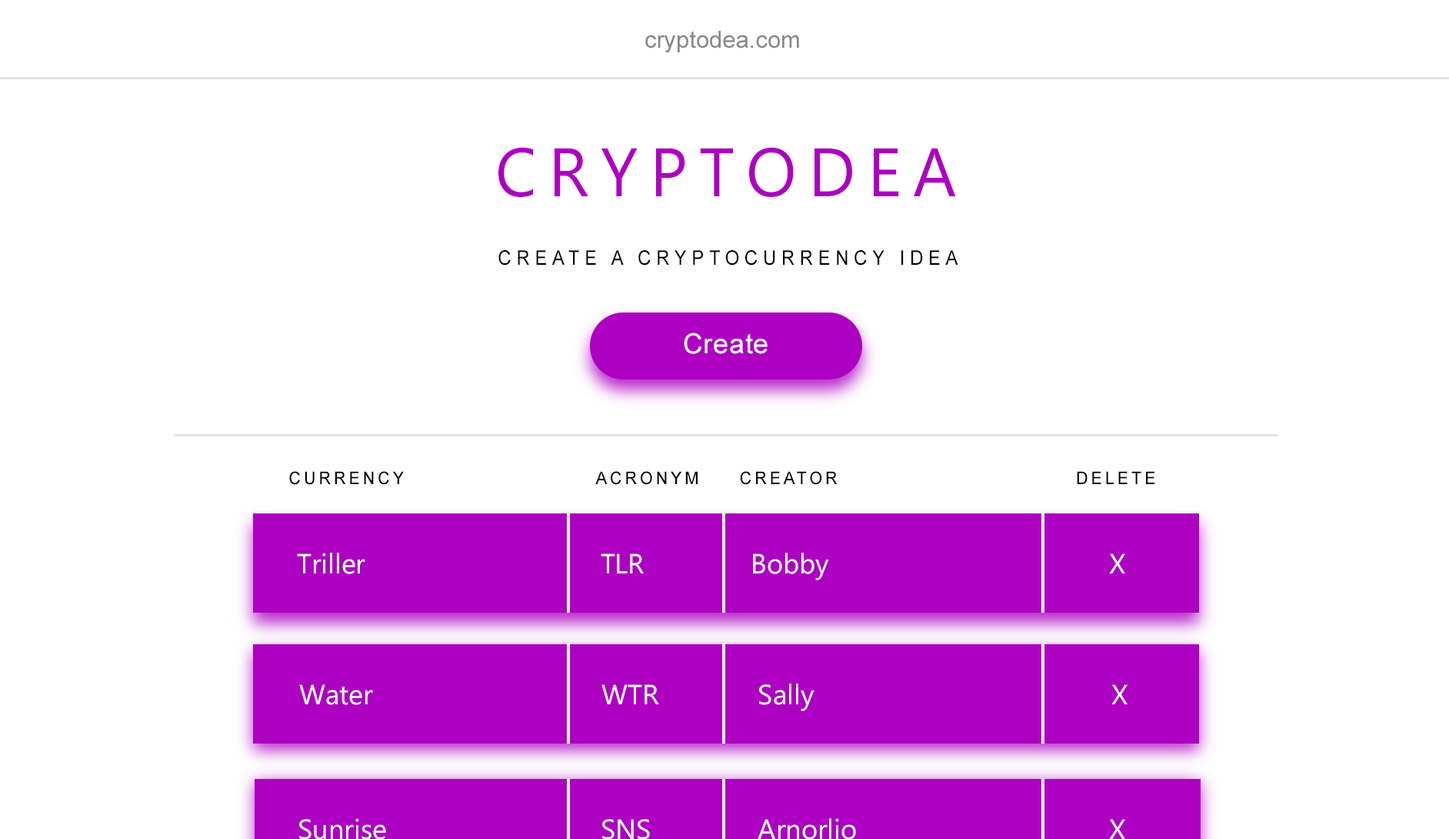
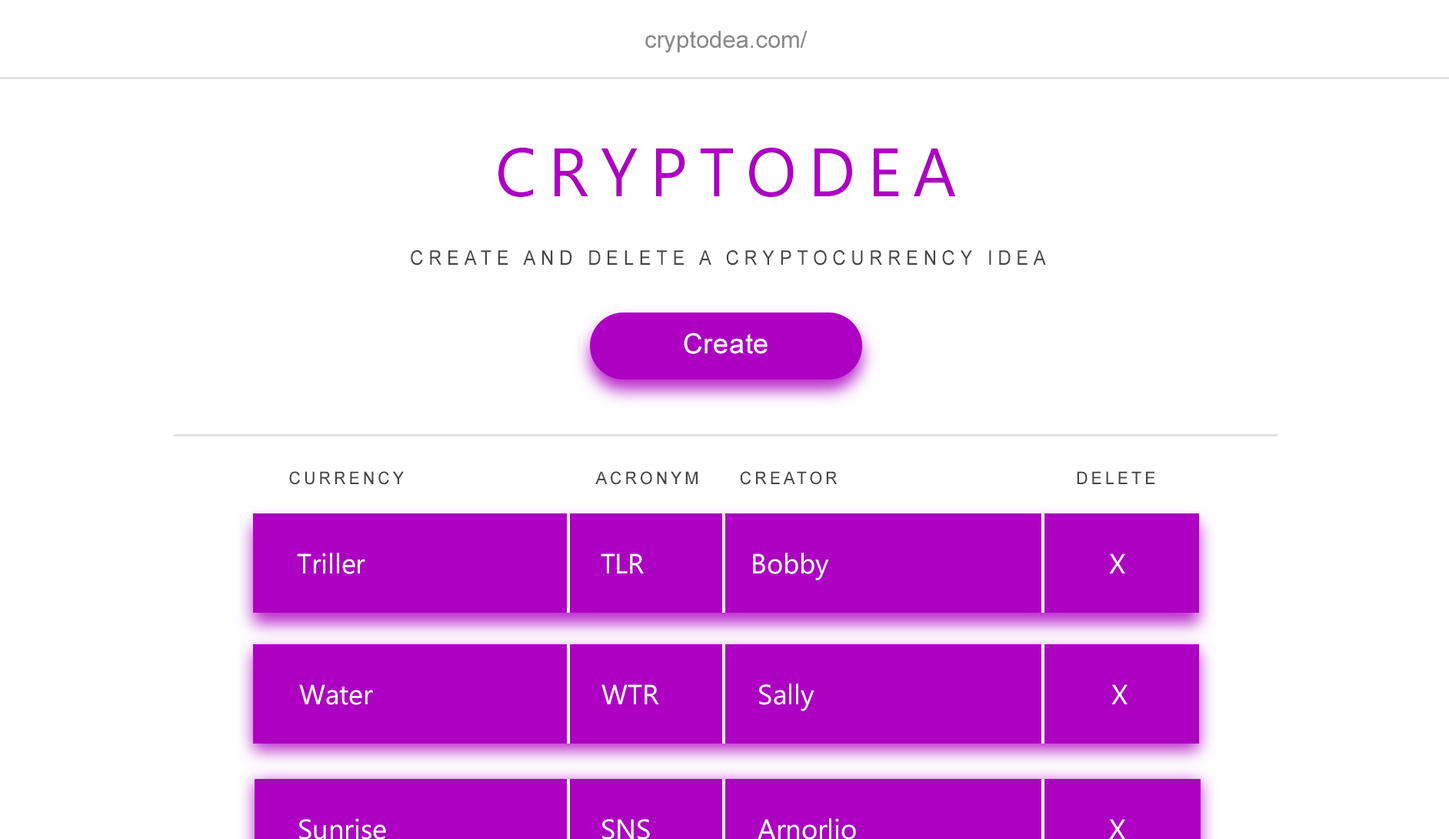
Revision of a layered 1449x839 image; what changed, layer by layer:
renamed "CREATE A CRYPTOCURRENCY IDEA" to "CREATE AND DELETE A CRYPTOCURRENCY IDEA", painted on it over [410,250,1047,266]
renamed "cryptodea.com" to "cryptodea.com/", painted on it over [800,30,808,48]
painted on "CURRENCY ACRONYM CREATOR" over [289,470,1156,485]
